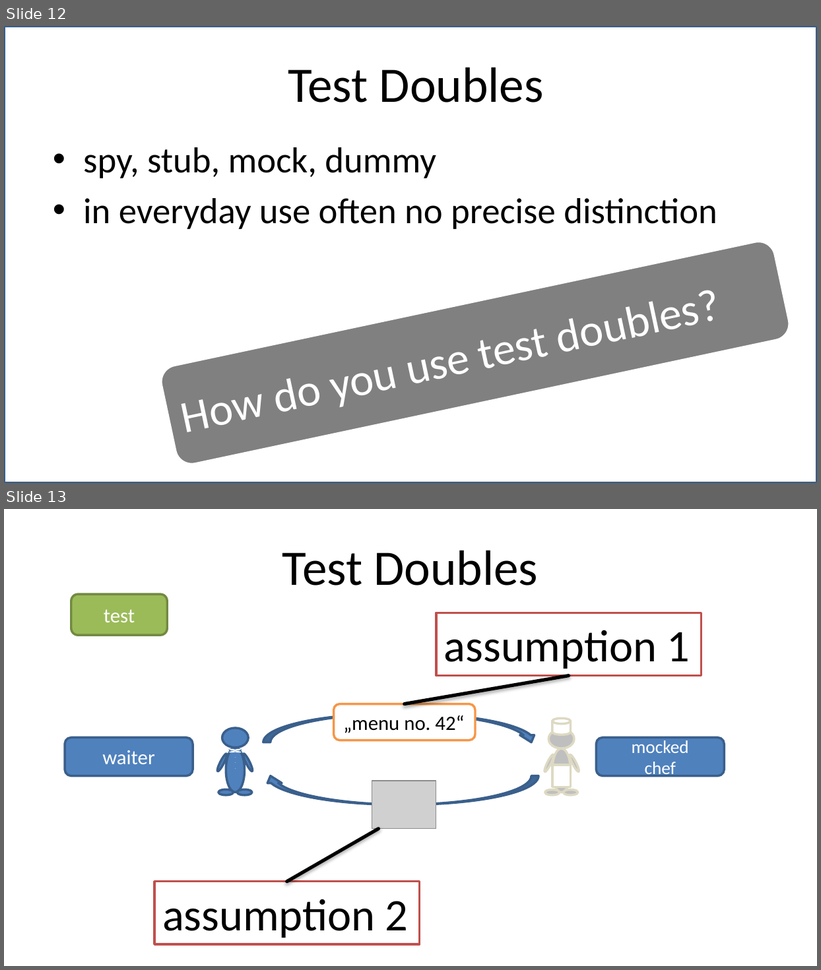
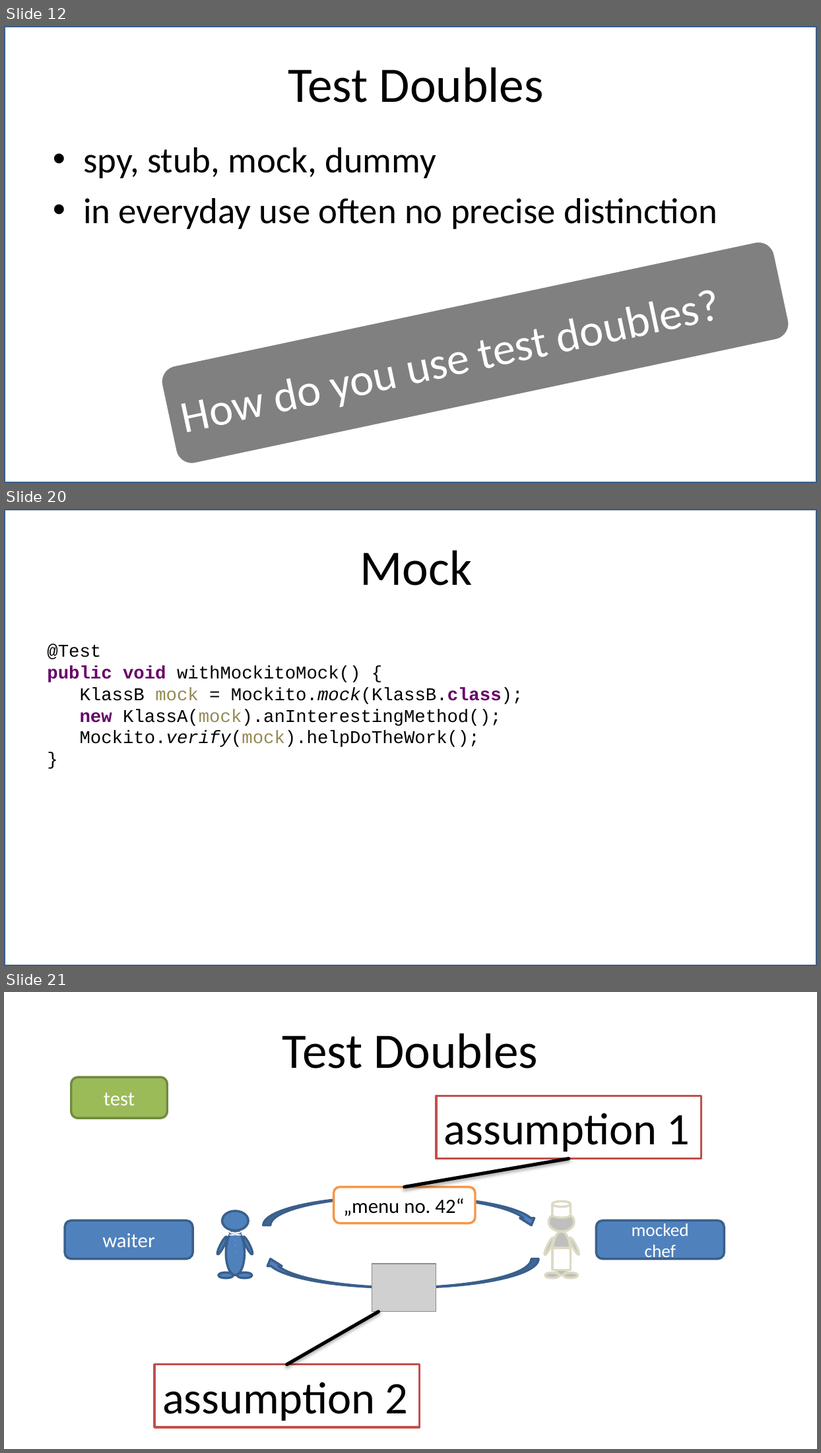
Before and after one commit to robindanzinger/chado_presentation, a slide deck: chadojs - who is testing the mocks - 16zu9.pptx. Shown one above the other, each under a label of ours: slides 12 and 13 before the commit, slides 12, 20 and 21 after it; the slides between them are not shown. The pictures are 821x970 and 821x1453 pixels, drawn with LibreOffice and Linux fonts; fonts in the diff are those of the drawing; grey boxes stand for pictures. Boxes give left, top, right and bottom in pixels: in the first picture for what was removed or moved away, otherwise in the second. Text is boxed around its words. In the diff, an @@ line names an element or a change of style, - is before the commit and + after.

Commit message:
added test double slides

```diff
--- a/chadojs - who is testing the mocks - 16zu9.pptx
+++ b/chadojs - who is testing the mocks - 16zu9.pptx
@@ slide 20 added at bbox=[4, 509, 817, 966], background #FFFFFF @@
@@ rectangle added at bbox=[4, 509, 817, 966], fill #FFFFFF at 74% opacity, outline #3A5F8C 2 pt @@
@@ title added at bbox=[360, 550, 472, 586], 44 pt, text #000000 @@
+Mock
@@ text added at bbox=[47, 644, 523, 747], 16 pt, text #000000 @@
+@Test
+public void withMockitoMock() {
+KlassB mock = Mockito.mock(KlassB.class);
+new KlassA(mock).anInterestingMethod();
+Mockito.verify(mock).helpDoTheWork();
+}
@@ what was slide 13 is now slide 21 @@
```
Also in this commit, not shown: 7 other slides added.
